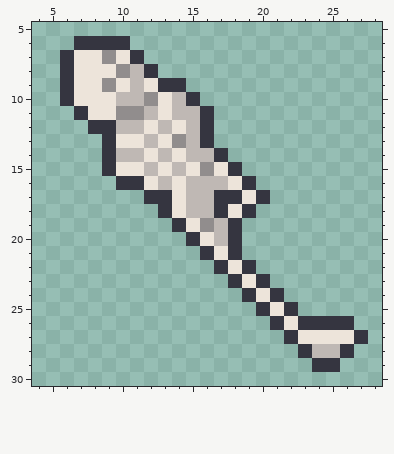
Two versions of one pixel-art sprite, Sprites/Skeleton/skeleton_right_2.png. That is the earlier state.
The file is 32x32 pixels. Shown: x 4..28, y 5..30.
The same view after the edit:
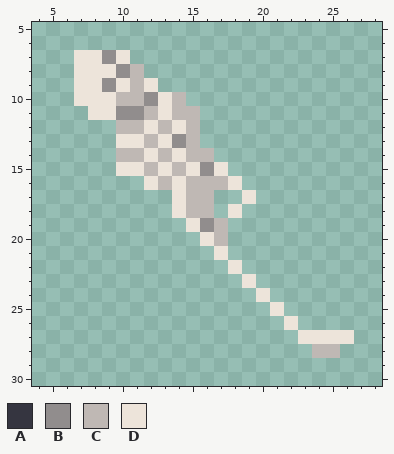
Palette (. is transparent): A #353540  B #918d8d  C #bfb8b4  D #ede4da
The exact change:
{"y":6,"x":7,"old":"AAAA","new":"...."}
{"y":7,"x":6,"old":"A","new":"."}
{"y":7,"x":11,"old":"A","new":"."}
{"y":8,"x":6,"old":"A","new":"."}
{"y":8,"x":12,"old":"A","new":"."}
{"y":9,"x":6,"old":"A","new":"."}
{"y":9,"x":13,"old":"AA","new":".."}
{"y":10,"x":6,"old":"A","new":"."}
{"y":10,"x":15,"old":"A","new":"."}
{"y":11,"x":7,"old":"A","new":"."}
{"y":11,"x":16,"old":"A","new":"."}
{"y":12,"x":8,"old":"AA","new":".."}
{"y":12,"x":16,"old":"A","new":"."}
{"y":13,"x":9,"old":"A","new":"."}
{"y":13,"x":16,"old":"A","new":"."}
{"y":14,"x":9,"old":"A","new":"."}
{"y":14,"x":17,"old":"A","new":"."}
{"y":15,"x":9,"old":"A","new":"."}
{"y":15,"x":18,"old":"A","new":"."}
{"y":16,"x":10,"old":"AA","new":".."}
{"y":16,"x":19,"old":"A","new":"."}
{"y":17,"x":12,"old":"AA","new":".."}
{"y":17,"x":17,"old":"AA","new":".."}
{"y":17,"x":20,"old":"A","new":"."}
{"y":18,"x":13,"old":"A","new":"."}
{"y":18,"x":17,"old":"A","new":"."}
{"y":18,"x":19,"old":"A","new":"."}
{"y":19,"x":14,"old":"A","new":"."}
{"y":19,"x":18,"old":"A","new":"."}
{"y":20,"x":15,"old":"A","new":"."}
{"y":20,"x":18,"old":"A","new":"."}
{"y":21,"x":16,"old":"A","new":"."}
{"y":21,"x":18,"old":"A","new":"."}
{"y":22,"x":17,"old":"A","new":"."}
{"y":22,"x":19,"old":"A","new":"."}
{"y":23,"x":18,"old":"A","new":"."}
{"y":23,"x":20,"old":"A","new":"."}
{"y":24,"x":19,"old":"A","new":"."}
{"y":24,"x":21,"old":"A","new":"."}
{"y":25,"x":20,"old":"A","new":"."}
{"y":25,"x":22,"old":"A","new":"."}
{"y":26,"x":21,"old":"A","new":"."}
{"y":26,"x":23,"old":"AAAA","new":"...."}
{"y":27,"x":22,"old":"A","new":"."}
{"y":27,"x":27,"old":"A","new":"."}
{"y":28,"x":23,"old":"A","new":"."}
{"y":28,"x":26,"old":"A","new":"."}
{"y":29,"x":24,"old":"AA","new":".."}
